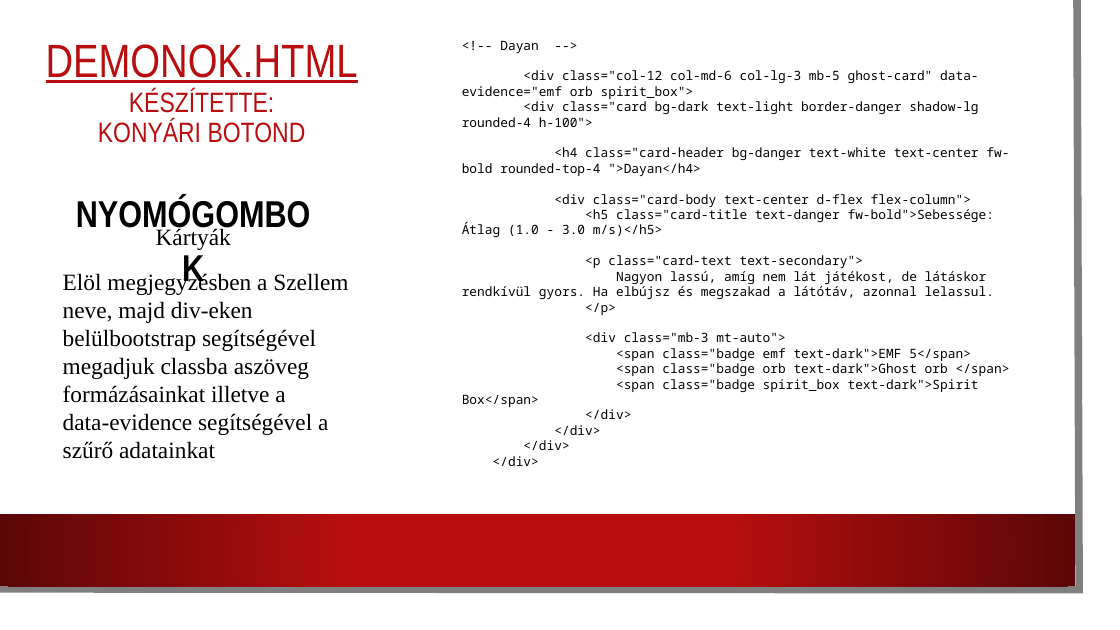
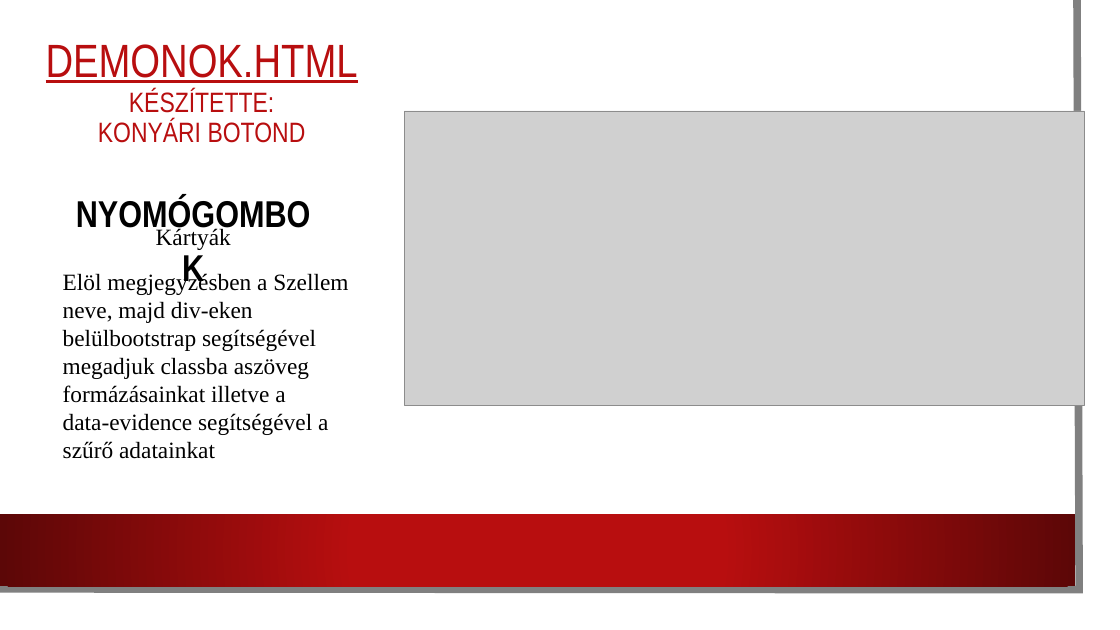
Before and after one commit to konyari-botond/Rajongoi9A-A, a slide deck: slide 10 of Bemutató (1).pptx. Drawn at 1120x630 pixels with LibreOffice and Linux fonts; fonts in the diff are those of the drawing; grey boxes stand for pictures; background and template pictures are left out. Boxes give left, top, right and bottom in pixels: in the first picture for what was removed or moved away, otherwise in the second. Text is boxed around its words. In the diff, an @@ line names an element or a change of style, - is before the commit and + after.

```diff
--- a/Bemutató (1).pptx
+++ b/Bemutató (1).pptx
@@ text removed at (x1=462, y1=41, x2=1010, y2=466) @@
-<!-- Dayan -->
-<div class="col-12 col-md-6 col-lg-3 mb-5 ghost-card" data-evidence="emf orb spirit_box">
-<div class="card bg-dark text-light border-danger shadow-lg rounded-4 h-100">
-<h4 class="card-header bg-danger text-white text-center fw-bold rounded-top-4 ">Dayan</h4>
-<div class="card-body text-center d-flex flex-column">
-<h5 class="card-title text-danger fw-bold">Sebessége: Átlag (1.0 - 3.0 m/s)</h5>
-<p class="card-text text-secondary">
-Nagyon lassú, amíg nem lát játékost, de látáskor rendkívül gyors. Ha elbújsz és megszakad a látótáv, azonnal lelassul.
-</p>
-<div class="mb-3 mt-auto">
-<span class="badge emf text-dark">EMF 5</span>
-<span class="badge orb text-dark">Ghost orb </span>
-<span class="badge spirit_box text-dark">Spirit Box</span>
-</div>
-</div>
-</div>
-</div>
@@ picture added at (x1=405, y1=111, x2=1085, y2=405) @@
```
Also in this commit, not shown: 5 other slides changed, 1 other file.
